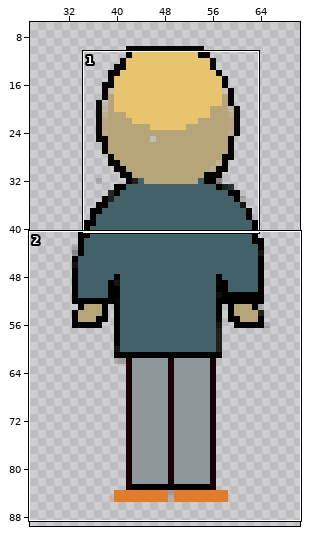
Edited in one commit: sprite sheet (game/res/drawable/back.png). The picture above shows the old version from afar; the outline marks the close-up.
Close-up. Before the commit:
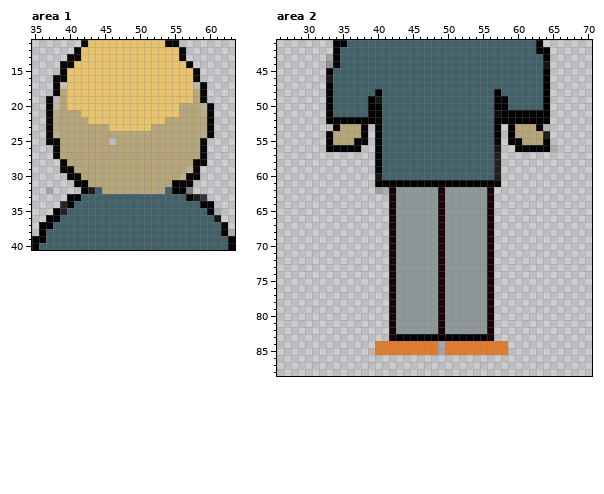
The file is 100x100 pixels. Pixels under 10% opacity are left out. Colours within 5 levels of each other are drawn and written as one. Shown: area 1: x 35..63, y 11..40; area 2: x 26..70, y 41..88. The wide view leaves out empty margins.
Now the later version:
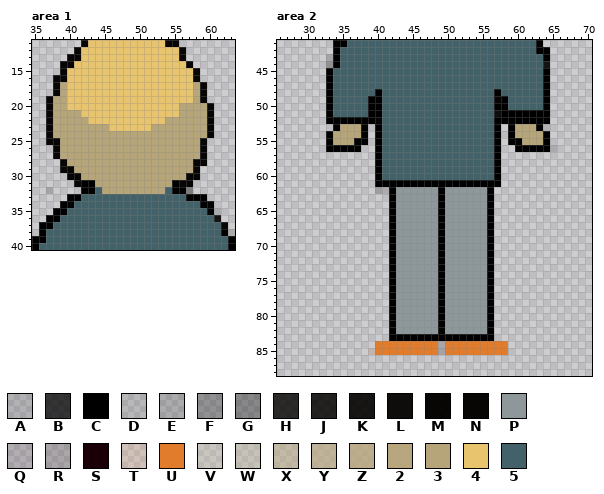
Palette (. is transparent): A #01000123  B #010001bf  C #010001  D #0302001b  E #0302002b  F #0302004c  G #03020058  H #030200cd  J #030200d7  K #030200e6  L #030200f0  M #030200f9  N #070605  P #8e989b  Q #1a000628  R #1a000632  S #1a0006  T #e07c2b23  U #e07c2b  V #b7a57a2f  W #b7a57a45  X #b7a57a7e  Y #b7a57aa0  Z #b7a57ac8  2 #b7a57af3  3 #b7a57a  4 #e8c46e  5 #436168
The exact change:
--- area 1
@@ x 35..63 @@
 16 ...NN444444444444444444N.....
-17 ...NW444444444444444444WN....
+17 ...N34444444444444444443N....
 18 ...N24444444444444444442N....
-19 ..NV34444444444444444443N....
-20 ..NX34444444444444444333XN...
-21 ..NZ33344444444444444333ZN...
+19 ..N334444444444444444443N....
+20 ..N3344444444444444443333N...
+21 ..N3333444444444444443333N...
 22 ..N2333344444444444333332N...
 23 ..N2333333344444433333332N...
-24 ..NZ33333333333333333333ZN...
-25 ..NN3333333.333333333333N....
+24 ..N3333333333333333333333N...
+25 ..NN33333333333333333333N....
 26 ...N33333333333333333333N....
@@ x 35..63 @@
 28 ....N333333333333333333NN....
-29 ....NN3333333333333333YN.....
-30 .....NN33333333333333ZNN.....
-31 ......NC333333333333CNN......
-32 ..A....CJ53333333325CCG......
-33 .....CC555555555555555CJB....
-34 ....HC555555555555555555CC...
-35 ...CJ55555555555555555555CE..
+29 ....NN33333333333333333N.....
+30 .....NN333333333333333NN.....
+31 ......NCC33333333333CNN......
+32 ..A....CC53333333325CCG......
+33 .....CC555555555555555CCC....
+34 ....CC555555555555555555CC...
+35 ...CC55555555555555555555CE..
 36 ..CC5555555555555555555555K..
--- area 2
@@ x 31..42 @@
 45 ..C555555555
-46 ..K555555555
+46 ..C555555555
 47 ..C555555555
 48 ..C555555C55
-49 ..C55555CK55
+49 ..C55555CC55
 50 ..C55555CC55
@@ x 38..66 @@
 53 C.C5555555555555555C.C333CA..
-54 C.C5555555555555555C.C3333J..
-55 C.C5555555555555555M.CC333C..
-56 ..C5555555555555555K..CCCCCE.
-57 ..C5555555555555555J.........
-58 ..C5555555555555555J.........
-59 ..C5555555555555555J.........
-60 ..K5555555555555555J.........
+54 C.C5555555555555555C.C3333C..
+55 C.C5555555555555555C.CC333C..
+56 ..C5555555555555555C..CCCCCE.
+57 ..C5555555555555555C.........
+58 ..C5555555555555555C.........
+59 ..C5555555555555555C.........
+60 ..C5555555555555555C.........
 61 ..CCCCCCCCCCCCCCCCCC.........
-62 ..EESPPPPPPSPPPPPPS..........
-63 ....SPPPPPPSPPPPPPS..........
-64 ....SPPPPPPSPPPPPPS..........
-65 ....SPPPPPPSPPPPPPS..........
-66 ....SPPPPPPSPPPPPPS..........
-67 ....SPPPPPPSPPPPPPS..........
-68 ....SPPPPPPSPPPPPPS..........
-69 ....SPPPPPPSPPPPPPS..........
-70 ....SPPPPPPSPPPPPPS..........
-71 ....SPPPPPPSPPPPPPS..........
-72 ....SPPPPPPSPPPPPPS..........
-73 ....SPPPPPPSPPPPPPS..........
-74 ....SPPPPPPSPPPPPPS..........
-75 ....SPPPPPPSPPPPPPS..........
-76 ....SPPPPPPSPPPPPPS..........
-77 ....SPPPPPPSPPPPPPS..........
-78 ....SPPPPPPSPPPPPPS..........
-79 ....SPPPPPPSPPPPPPS..........
-80 ....SPPPPPPSPPPPPPS..........
-81 ....SPPPPPPSPPPPPPS..........
-82 ....SPPPPPPSPPPPPPS..........
-83 ....SCCCCCCCCCCCCCS..........
+62 ..EECPPPPPPCPPPPPPC..........
+63 ....CPPPPPPCPPPPPPC..........
+64 ....CPPPPPPCPPPPPPC..........
+65 ....CPPPPPPCPPPPPPC..........
+66 ....CPPPPPPCPPPPPPC..........
+67 ....CPPPPPPCPPPPPPC..........
+68 ....CPPPPPPCPPPPPPC..........
+69 ....CPPPPPPCPPPPPPC..........
+70 ....CPPPPPPCPPPPPPC..........
+71 ....CPPPPPPCPPPPPPC..........
+72 ....CPPPPPPCPPPPPPC..........
+73 ....CPPPPPPCPPPPPPC..........
+74 ....CPPPPPPCPPPPPPC..........
+75 ....CPPPPPPCPPPPPPC..........
+76 ....CPPPPPPCPPPPPPC..........
+77 ....CPPPPPPCPPPPPPC..........
+78 ....CPPPPPPCPPPPPPC..........
+79 ....CPPPPPPCPPPPPPC..........
+80 ....CPPPPPPCPPPPPPC..........
+81 ....CPPPPPPCPPPPPPC..........
+82 ....CPPPPPPCPPPPPPC..........
+83 ....CCCCCCCCCCCCCCC..........
 84 ..UUUUUUUUURUUUUUUUUU........
